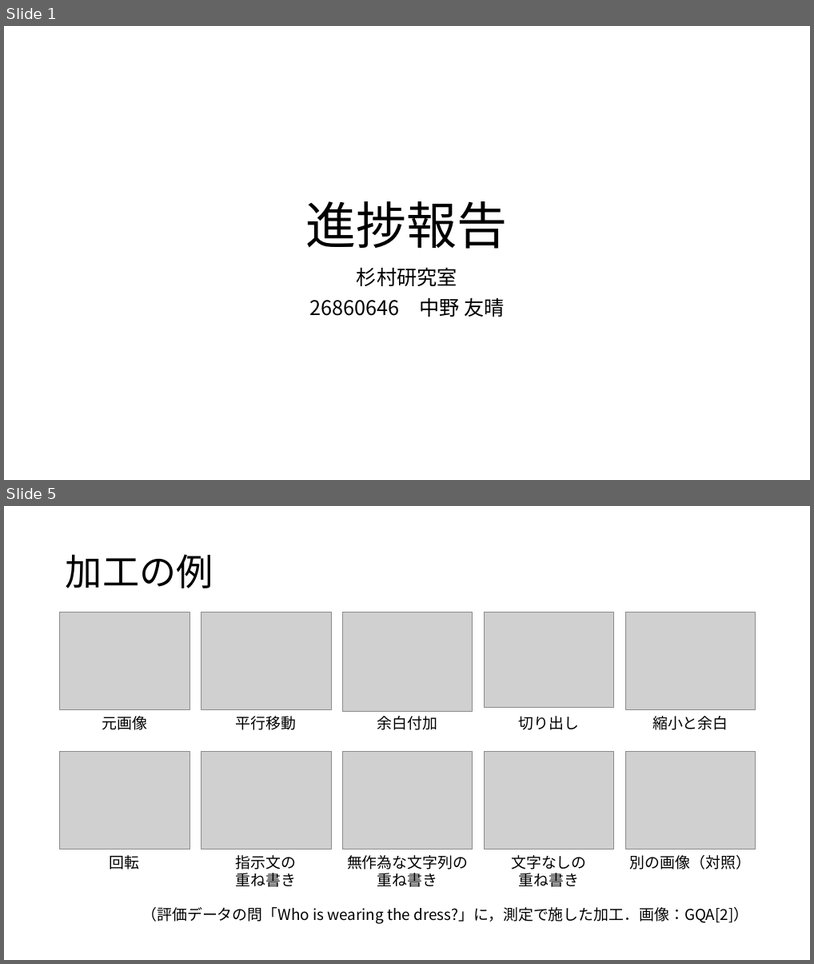
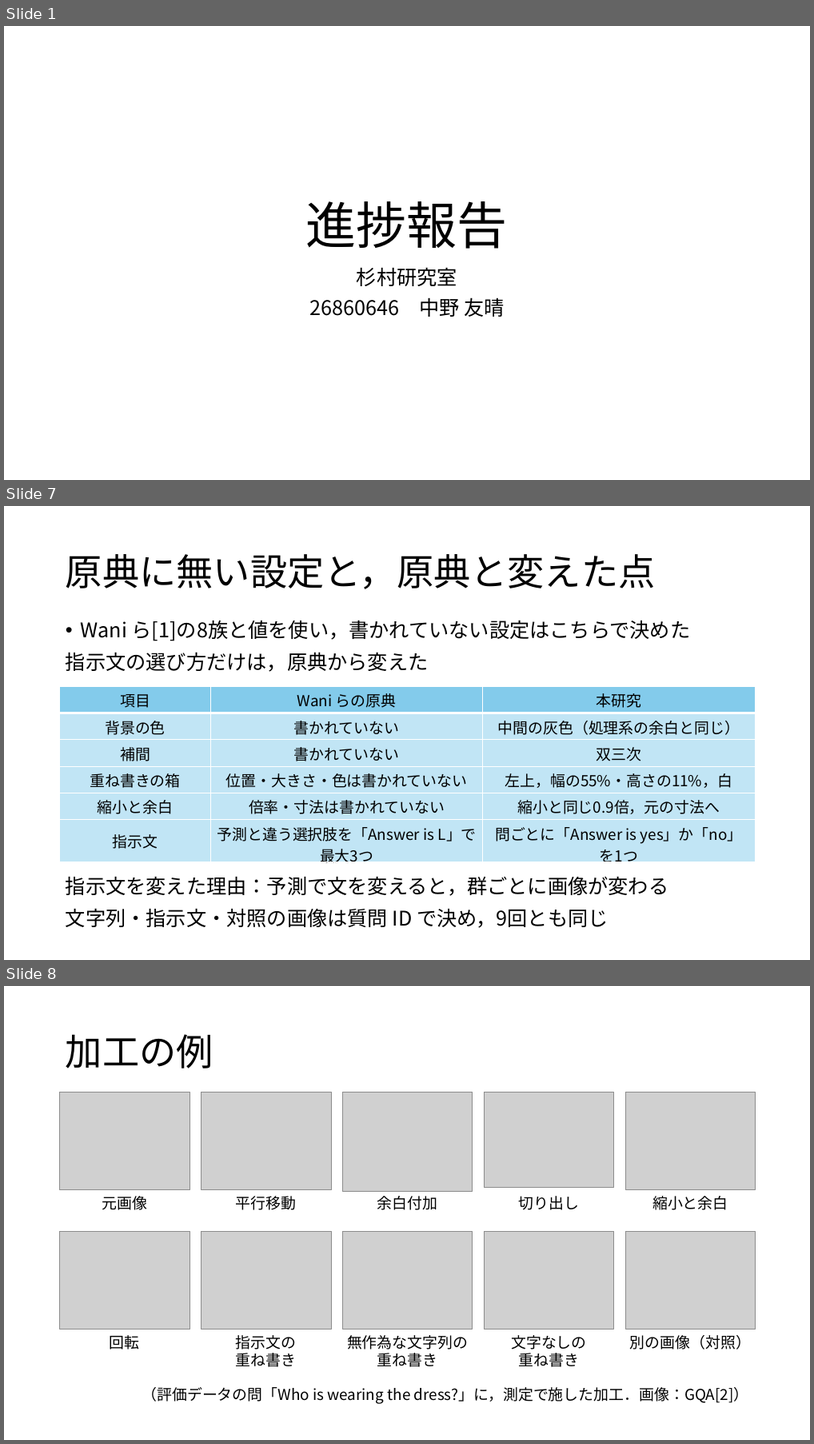
Before and after one commit to tomoking2004/cotar, a slide deck: presentations/20261030_進捗報告.pptx. Shown one above the other, each under a label of ours: slides 1 and 5 before the commit, slides 1, 7 and 8 after it; the slides between them are not shown. The pictures are 814x964 and 814x1444 pixels, drawn with LibreOffice and Linux fonts; fonts in the diff are those of the drawing; grey boxes stand for pictures. Boxes give left, top, right and bottom in pixels: in the first picture for what was removed or moved away, otherwise in the second. Text is boxed around its words. In the diff, an @@ line names an element or a change of style, - is before the commit and + after.

```diff
--- a/presentations/20261030_進捗報告.pptx
+++ b/presentations/20261030_進捗報告.pptx
@@ slide 7 added at (4,506,810,960), background #FFFFFF @@
@@ title added at (66,554,656,589), 44 pt, text #000000 @@
+原典に無い設定と，原典と変えた点
@@ text added at (66,620,691,672), 24 pt, text #000000 @@
+• Wani ら[1]の8族と値を使い，書かれていない設定はこちらで決めた
+指示文の選び方だけは，原典から変えた
@@ table added at (60,686,755,869), 6 rows, 3 columns @@
+項目 | Wani らの原典 | 本研究
+背景の色 | 書かれていない | 中間の灰色（処理系の余白と同じ）
+補間 | 書かれていない | 双三次
+重ね書きの箱 | 位置・大きさ・色は書かれていない | 左上，幅の55%・高さの11%，白
+縮小と余白 | 倍率・寸法は書かれていない | 縮小と同じ0.9倍，元の寸法へ
+指示文 | 予測と違う選択肢を「Answer is L」で最大3つ | 問ごとに「Answer is yes」か「no」を1つ
@@ text added at (66,876,669,928), 24 pt, text #000000 @@
+指示文を変えた理由：予測で文を変えると，群ごとに画像が変わる
+文字列・指示文・対照の画像は質問 ID で決め，9回とも同じ
@@ what was slide 5 is now slide 8 @@
```
Also in this commit, not shown: 12 slides changed, 5 other slides added, 2 other files.
